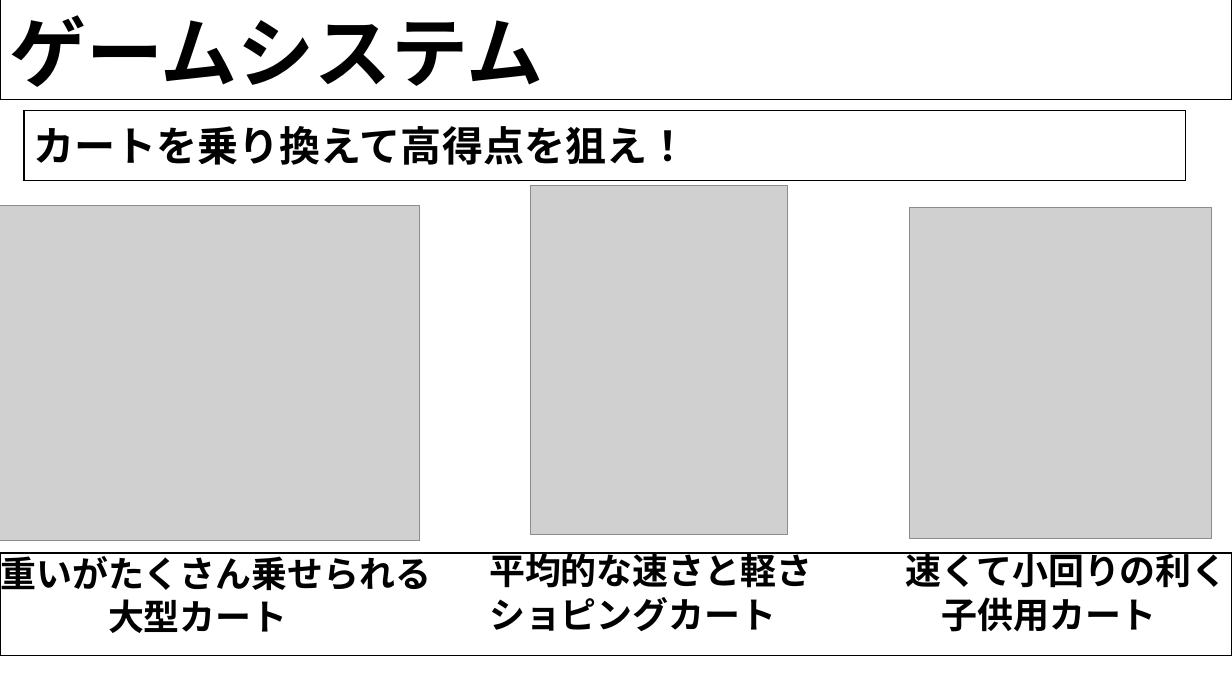
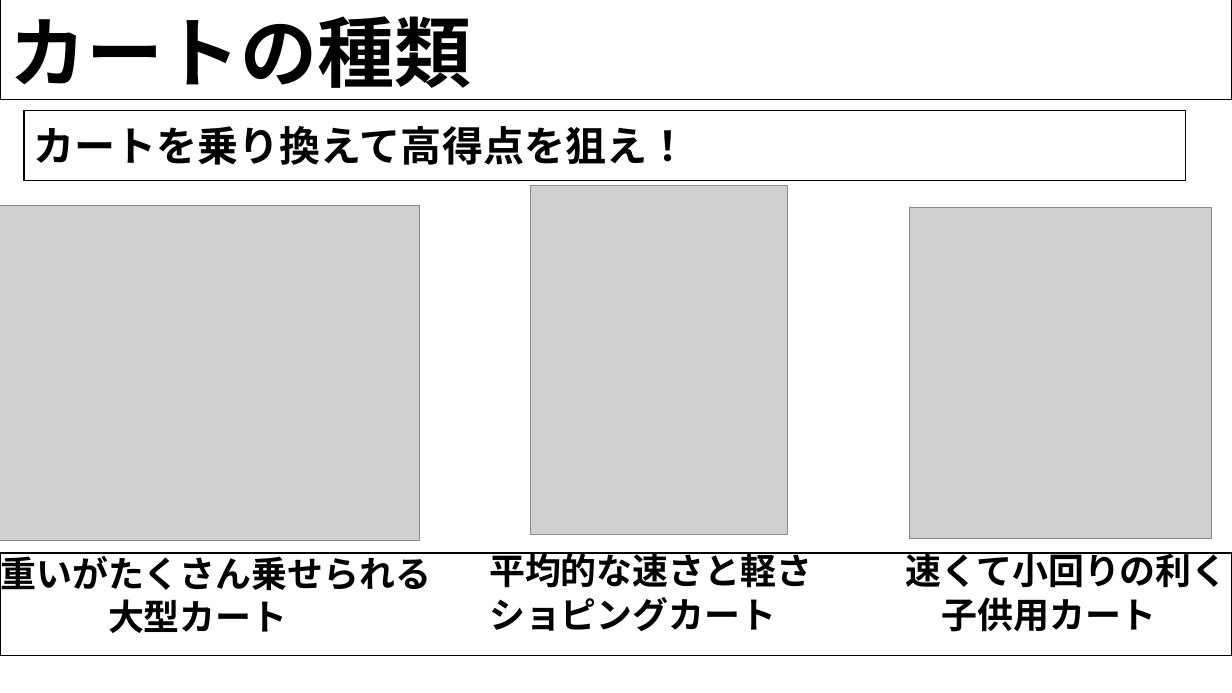
Before and after one commit to H29LatterPeriodTeam07/team07, a slide deck: slide 12 of 後期企画書/ショッピングカート.pptx (slide 11 before the commit). Drawn at 1232x693 pixels with LibreOffice and Linux fonts; fonts in the diff are those of the drawing; grey boxes stand for pictures; background and template pictures are left out. Boxes give left, top, right and bottom in pixels: in the first picture for what was removed or moved away, otherwise in the second. Text is boxed around its words. In the diff, an @@ line names an element or a change of style, - is before the commit and + after.

```diff
--- a/後期企画書/ショッピングカート.pptx
+++ b/後期企画書/ショッピングカート.pptx
@@ text at box(9, 16, 471, 100): text changed @@
-ゲームシステム
+カートの種類
```
Also in this commit, not shown: 7 other slides changed, 4 other files.
